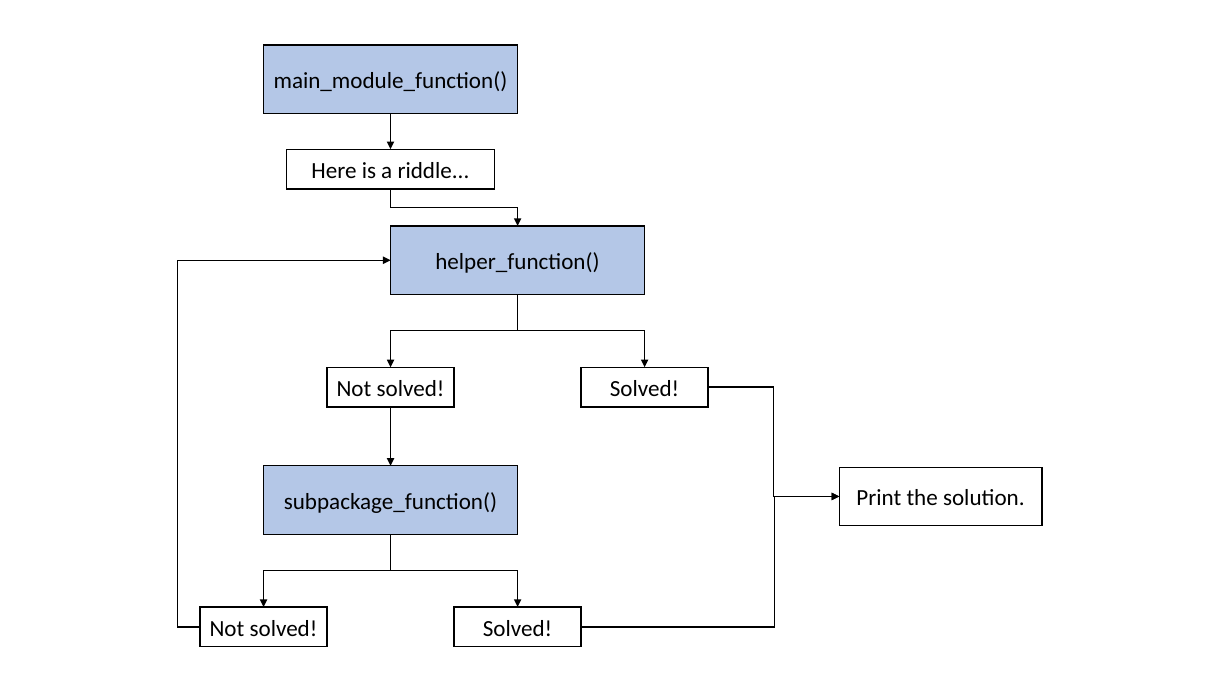
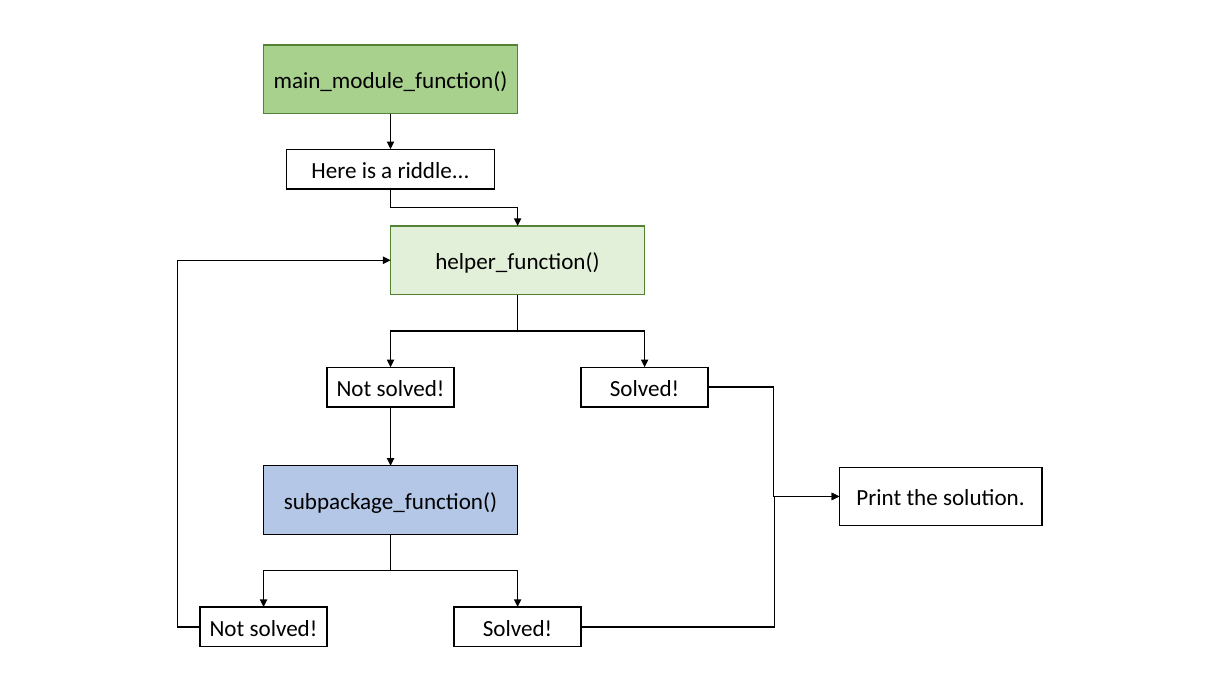
Before and after one commit to TrevorJA/example_python_project, a slide deck: slide 1 of docs/exmple_project_flow.pptx. Drawn at 1232x693 pixels with LibreOffice and Linux fonts; fonts in the diff are those of the drawing. Boxes give left, top, right and bottom in pixels: in the first picture for what was removed or moved away, otherwise in the second. Text is boxed around its words. In the diff, an @@ line names an element or a change of style, - is before the commit and + after.

```diff
--- a/docs/exmple_project_flow.pptx
+++ b/docs/exmple_project_flow.pptx
@@ rectangle "main_module_function()" at (x1=263, y1=45, x2=518, y2=114): fill #B4C7E7 to #A9D18E; outline #000000 1 pt to #548235 1 pt @@
@@ rectangle "helper_function()" at (x1=391, y1=226, x2=645, y2=295): fill #B4C7E7 to #E2F0D9; outline #000000 1 pt to #548235 1 pt @@
```
Also in this commit, not shown: 10 other files.
